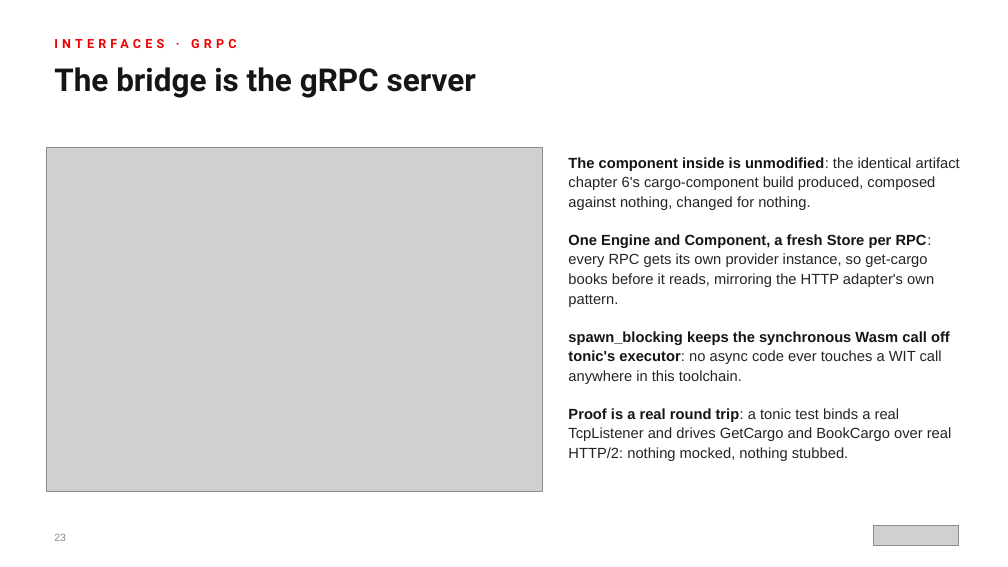
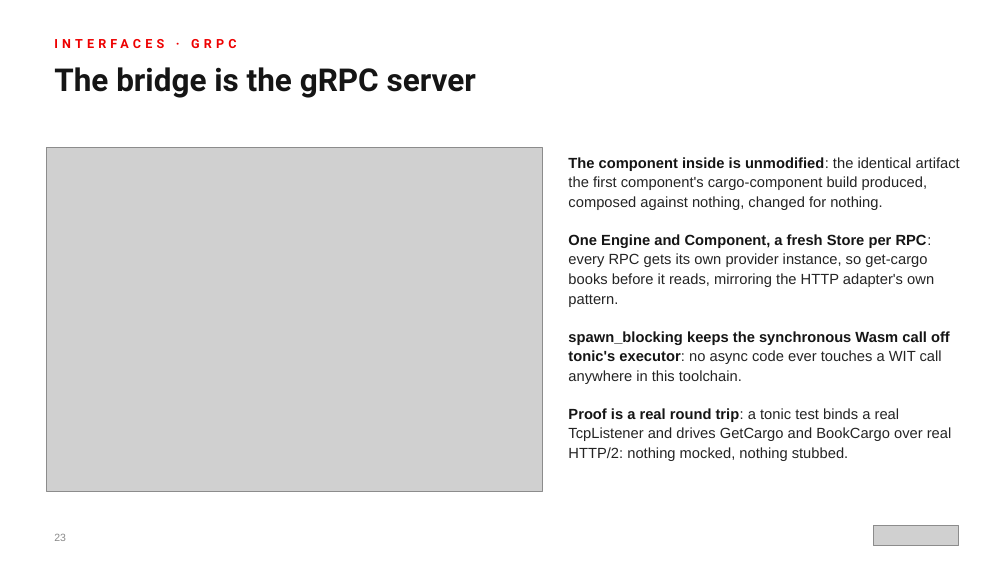
Before and after one commit to patterncatalyst/cn-patterns-and-practices-webassembly, a slide deck: slide 23 of presentation/wasm-201-rust/wasm-201-rust-r1.1.pptx. Drawn at 1008x567 pixels with LibreOffice and Linux fonts; fonts in the diff are those of the drawing; grey boxes stand for pictures. Boxes give left, top, right and bottom in pixels: in the first picture for what was removed or moved away, otherwise in the second. Text is boxed around its words. In the diff, an @@ line names an element or a change of style, - is before the commit and + after.

```diff
--- a/presentation/wasm-201-rust/wasm-201-rust-r1.1.pptx
+++ b/presentation/wasm-201-rust/wasm-201-rust-r1.1.pptx
@@ text at <box>568,157,960,210</box>: text changed @@
-● The component inside is unmodified: the identical artifact chapter 6's cargo-component build produced, composed against nothing, changed for nothing.
+● The component inside is unmodified: the identical artifact the first component's cargo-component build produced, composed against nothing, changed for nothing.
```
Also in this commit, not shown: 9 other slides changed, 36 other files.
